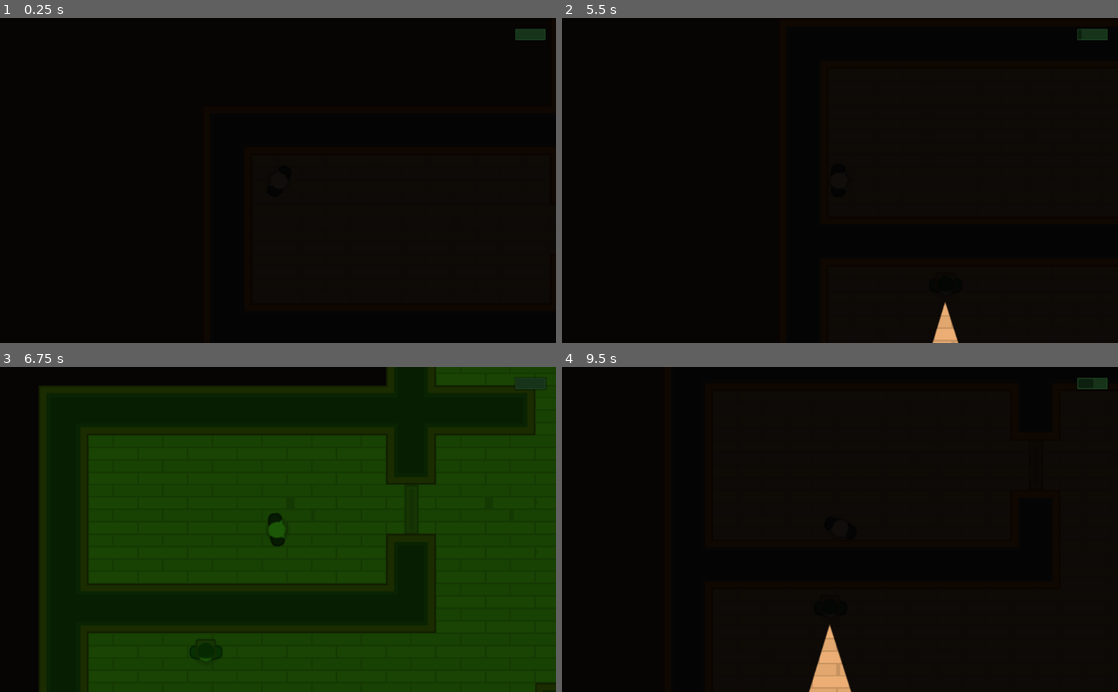
Above: before the commit, frames 1-4 (two rows, left to right).
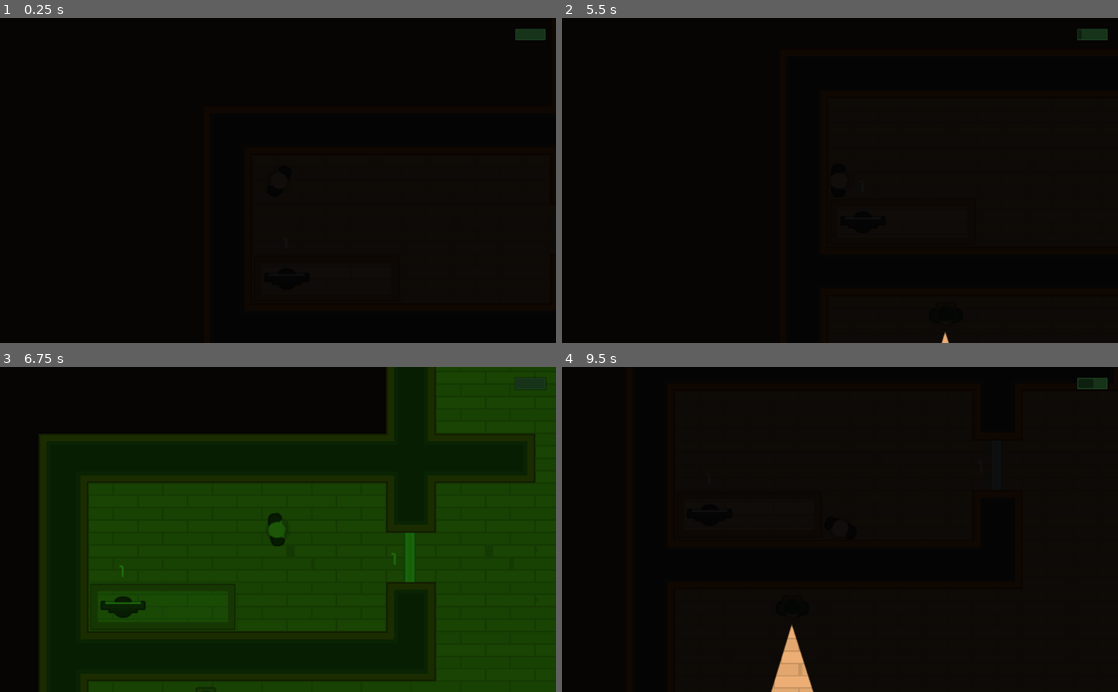
Above: after the commit, the same moments.

Repository: drorya2324/Dont-be-suspicious
Game: Godot game, scene res://Scenes/Levels/level1.tscn
Two runs of this game, one before a commit and one after it. Both use one fixed random seed, a clock stepped at 60 frames per second and the inputs below.
Inputs (mouse positions are in pixels of both pictures, inside the frame that each line leads up to):
- Up to frame 1 (0.25 s): no input
- Up to frame 2 (5.5 s): tap Enter at 0.5, 5 s; move the mouse to (962, 164) at 0.52 s; hold D (move_right) 0.53-1.28 s; tap R (night_vision) every 0.75 s from 0.6 to 5.1 s; click (962, 164) at 0.67 s; move the mouse to (979, 229) at 1.27 s; hold S (move_down) 1.28-2.03 s; click (979, 229) at 1.42 s; move the mouse to (895, 109) at 2.02 s; hold D (move_right) 2.03-2.78 s; click (895, 109) at 2.17 s; tap Space at 2.75 s; move the mouse to (812, 245) at 2.77 s; hold W (move_up) 2.78-3.53 s; click (812, 245) at 2.92 s; move the mouse to (1006, 229) at 3.52 s; hold A (move_left) 3.53-5.03 s; click (1006, 229) at 3.67 s; move the mouse to (673, 131) at 4.27 s; click (673, 131) at 4.42 s; move the mouse to (867, 180) at 5.02 s; hold S (move_down) from 5.03 s (still down); click (867, 180) at 5.17 s
- Up to frame 3 (6.75 s): move the mouse to (194, 448) at 5.77 s; release S (move_down) at 5.78 s; hold D (move_right) 5.78-6.53 s; tap R (night_vision) at 5.85, 6.6 s; click (194, 448) at 5.92 s; move the mouse to (400, 513) at 6.52 s; hold W (move_up) from 6.53 s (still down); click (400, 513) at 6.67 s
- Up to frame 4 (9.5 s): move the mouse to (728, 545) at 7.27 s; release W (move_up) at 7.28 s; hold D (move_right) 7.28-8.03 s; tap R (night_vision) at 7.35, 8.1, 8.85 s; click (728, 545) at 7.42 s; tap Space at 8 s; move the mouse to (895, 458) at 8.02 s; hold S (move_down) 8.03-8.78 s; click (895, 458) at 8.17 s; move the mouse to (812, 594) at 8.77 s; hold A (move_left) from 8.78 s (still down); click (812, 594) at 8.92 s

The runs differ from the first frame. In frame 2, 0.3% of the frame differs, in the area x 66-72%, y 87-100%; in frame 3, 31%, in the area x 7-100%, y 5-100%; in frame 4, 1.6%.
Error in both runs: Invalid get index '0' (on base: 'PoolVector2Array'). (res://Script/Character/Soldier.gd:27)

Commit message:
computers + popups , connection to locked doors

Diff:
--- a/Scenes/Levels/TemplateLevel.tscn
+++ b/Scenes/Levels/TemplateLevel.tscn
@@ -452,3 +452,5 @@
 [node name="Doors" type="Node" parent="."]
 
 [node name="LockedDoors" type="Node" parent="."]
+
+[node name="Computers" type="Node" parent="."]
--- a/Scenes/Levels/level1.tscn
+++ b/Scenes/Levels/level1.tscn
@@ -1,10 +1,11 @@
-[gd_scene load_steps=6 format=2]
+[gd_scene load_steps=7 format=2]
 
 [ext_resource path="res://Scenes/Levels/TemplateLevel.tscn" type="PackedScene" id=1]
 [ext_resource path="res://Characters/NPCs/Camera.tscn" type="PackedScene" id=2]
 [ext_resource path="res://Scenes/Character/Soldier.tscn" type="PackedScene" id=3]
 [ext_resource path="res://Scenes/Tiles/Door.tscn" type="PackedScene" id=4]
 [ext_resource path="res://Scenes/Tiles/LockedDoor.tscn" type="PackedScene" id=5]
+[ext_resource path="res://Scenes/Tiles/Computer.tscn" type="PackedScene" id=6]
 
 [node name="Level1" instance=ExtResource( 1 )]
 
@@ -33,7 +34,7 @@
 position = Vector2( 1670.89, 738.405 )
 
 [node name="Furniture" parent="Navigation2D" index="2"]
-tile_data = PoolIntArray( -720883, 12, 0, -720882, 9, 0, -72 …(209 unchanged characters)…  1610612737, 0, -327651, 1610612736, 0, 28, -536870910, 0, 65564, -2147483647, 0 …(758 unchanged characters)…
+tile_data = PoolIntArray( -720883, 12, 0, -720882, 9, 0, -72 …(209 unchanged characters)…  1610612737, 0, -327651, 1610612736, 0, 1, 0, 0, 2, 1, 0, 3, 536870912, 0, 28, -536870910, 0, 65564, -2147483647, 0 …(758 unchanged characters)…
 
 [node name="VisionMode" parent="." index="1"]
 visible = false
@@ -62,7 +63,7 @@
 position = Vector2( 1695.39, 353.578 )
 
 [node name="Door6" parent="Doors" index="3" instance=ExtResource( 4 )]
-position = Vector2( 480.668, -31.8419 )
+position = Vector2( 1373.63, 799.949 )
 rotation = 1.5708
 
 [node name="Door4" parent="Doors" index="4" instance=ExtResource( 4 )]
@@ -70,5 +71,11 @@
 rotation = -1.5708
 
 [node name="LockedDoor" parent="LockedDoors" index="0" instance=ExtResource( 5 )]
-position = Vector2( 1379.77, 799.514 )
+position = Vector2( 478.462, -31.6779 )
 rotation = 1.5708
+
+[node name="Computer" parent="Computers" index="0" instance=ExtResource( 6 )]
+position = Vector2( 108.793, 32.3439 )
+rotation = -1.5708
+lock_group = "1"
+[connection signal="combination" from="Computers/Computer" to="LockedDoors/LockedDoor" method="_on_Computer_combination"]
--- a/Scenes/Player/Player.tscn
+++ b/Scenes/Player/Player.tscn
@@ -6,7 +6,7 @@
 
 [node name="Player" instance=ExtResource( 2 )]
 collision_layer = 1
-collision_mask = 6
+collision_mask = 14
 script = ExtResource( 3 )
 
 [node name="Sprite" parent="." index="0"]
--- /dev/null
+++ b/Scenes/Tiles/Computer.tscn
@@ -0,0 +1,52 @@
+[gd_scene load_steps=7 format=2]
+
+[ext_resource path="res://Assets/GFX/PNG/Tiles/tile_537.png" type="Texture" id=1]
+[ext_resource path="res://Script/Tiles/Computer.gd" type="Script" id=2]
+[ext_resource path="res://Scenes/Tiles/Interface/ComputerPopup.tscn" type="PackedScene" id=3]
+[ext_resource path="res://Assets/GFX/PNG/Tiles/tile_519.png" type="Texture" id=4]
+[ext_resource path="res://Scenes/Tiles/Interface/Theme.tres" type="Theme" id=6]
+
+[sub_resource type="RectangleShape2D" id=1]
+extents = Vector2( 48, 32 )
+
+[node name="Computer" type="Node2D"]
+script = ExtResource( 2 )
+
+[node name="Sprite" type="Sprite" parent="."]
+rotation = 1.5708
+texture = ExtResource( 1 )
+
+[node name="Area2D" type="Area2D" parent="."]
+visible = false
+collision_layer = 8
+
+[node name="CollisionShape2D" type="CollisionShape2D" parent="Area2D"]
+position = Vector2( 32.8192, 0 )
+shape = SubResource( 1 )
+
+[node name="CanvasLayer" type="CanvasLayer" parent="."]
+
+[node name="ComputerPopup" parent="CanvasLayer" instance=ExtResource( 3 )]
+
+[node name="Light2D" type="Light2D" parent="."]
+position = Vector2( 36, 0 )
+rotation = 1.5708
+scale = Vector2( 0.8, 1 )
+enabled = false
+texture = ExtResource( 4 )
+
+[node name="Label" type="Label" parent="."]
+margin_left = 60.0
+margin_top = -5.0
+margin_right = 140.0
+margin_bottom = 52.0
+size_flags_stretch_ratio = 0.0
+theme = ExtResource( 6 )
+text = "Test"
+autowrap = true
+__meta__ = {
+"_edit_use_anchors_": false
+}
+[connection signal="body_entered" from="Area2D" to="." method="_on_Area2D_body_entered"]
+[connection signal="body_exited" from="Area2D" to="." method="_on_Area2D_body_exited"]
+[connection signal="input_event" from="Area2D" to="." method="_on_Area2D_input_event"]
--- /dev/null
+++ b/Scenes/Tiles/Interface/ComputerPopup.tscn
@@ -0,0 +1,86 @@
+[gd_scene load_steps=8 format=2]
+
+[ext_resource path="res://Assets/GFX/Interface/PNG/glassPanel.png" type="Texture" id=1]
+[ext_resource path="res://Assets/GFX/Interface/PNG/metalPanel_plate.png" type="Texture" id=2]
+[ext_resource path="res://Assets/GFX/Interface/PNG/dotGreen.png" type="Texture" id=3]
+[ext_resource path="res://Scenes/Tiles/Interface/Theme.tres" type="Theme" id=4]
+[ext_resource path="res://Script/Tiles/Interface/ComputerPopup.gd" type="Script" id=5]
+[ext_resource path="res://Assets/GFX/Interface/Fonts/kenvector_future_thin.ttf" type="DynamicFontData" id=6]
+
+[sub_resource type="DynamicFont" id=1]
+size = 20
+font_data = ExtResource( 6 )
+
+[node name="ComputerPopup" type="Popup"]
+margin_right = 40.0
+margin_bottom = 40.0
+rect_min_size = Vector2( 300, 240 )
+theme = ExtResource( 4 )
+script = ExtResource( 5 )
+__meta__ = {
+"_edit_use_anchors_": false
+}
+
+[node name="NinePatchRect" type="NinePatchRect" parent="."]
+anchor_right = 1.0
+anchor_bottom = 1.0
+rect_min_size = Vector2( 300, 240 )
+texture = ExtResource( 2 )
+patch_margin_left = 10
+patch_margin_top = 10
+patch_margin_right = 10
+patch_margin_bottom = 10
+__meta__ = {
+"_edit_use_anchors_": false
+}
+
+[node name="CenterContainer" type="CenterContainer" parent="NinePatchRect"]
+anchor_right = 1.0
+anchor_bottom = 1.0
+margin_left = 10.0
+margin_top = 10.0
+margin_right = -10.0
+margin_bottom = -10.0
+__meta__ = {
+"_edit_use_anchors_": false
+}
+
+[node name="NinePatchRect" type="NinePatchRect" parent="NinePatchRect/CenterContainer"]
+margin_right = 280.0
+margin_bottom = 220.0
+rect_min_size = Vector2( 280, 220 )
+texture = ExtResource( 1 )
+patch_margin_left = 3
+patch_margin_top = 3
+patch_margin_right = 3
+patch_margin_bottom = 3
+
+[node name="Label" type="Label" parent="NinePatchRect/CenterContainer/NinePatchRect"]
+anchor_right = 1.0
+anchor_bottom = 1.0
+margin_left = 10.0
+margin_top = 10.0
+margin_right = -10.0
+margin_bottom = -10.0
+custom_fonts/font = SubResource( 1 )
+custom_colors/font_color = Color( 0, 0, 0, 1 )
+text = "Test"
+autowrap = true
+__meta__ = {
+"_edit_use_anchors_": false
+}
+
+[node name="TextureRect" type="TextureRect" parent="."]
+anchor_left = 1.0
+anchor_top = 1.0
+anchor_right = 1.0
+anchor_bottom = 1.0
+margin_left = -20.7309
+margin_top = -9.0217
+margin_right = -12.7309
+margin_bottom = -1.0217
+texture = ExtResource( 3 )
+expand = true
+__meta__ = {
+"_edit_use_anchors_": false
+}
--- a/Scenes/Tiles/Interface/Numpad.tscn
+++ b/Scenes/Tiles/Interface/Numpad.tscn
@@ -79,16 +79,13 @@
 }
 
 [node name="DisplayContainer" type="CenterContainer" parent="VBoxContainer"]
-margin_left = 10.0
-margin_top = 10.0
-margin_right = 385.0
-margin_bottom = 135.0
+margin_right = 400.0
+margin_bottom = 100.0
 
 [node name="NinePatchRect" type="NinePatchRect" parent="VBoxContainer/DisplayContainer"]
-margin_left = 62.0
-margin_top = 12.0
-margin_right = 312.0
-margin_bottom = 112.0
+margin_left = 75.0
+margin_right = 325.0
+margin_bottom = 100.0
 rect_min_size = Vector2( 250, 100 )
 texture = ExtResource( 2 )
 patch_margin_left = 4
@@ -97,10 +94,10 @@
 patch_margin_bottom = 4
 
 [node name="Display" type="Label" parent="VBoxContainer/DisplayContainer"]
-margin_left = 147.0
-margin_top = 49.0
-margin_right = 227.0
-margin_bottom = 76.0
+margin_left = 160.0
+margin_top = 36.0
+margin_right = 240.0
+margin_bottom = 63.0
 size_flags_horizontal = 3
 custom_colors/font_color = Color( 0, 0, 0, 1 )
 text = "Text"
--- /dev/null
+++ b/Scenes/Tiles/Interface/Theme.tres
@@ -0,0 +1,38 @@
+[gd_resource type="Theme" load_steps=8 format=2]
+
+[ext_resource path="res://Assets/GFX/Interface/Fonts/kenvector_future.ttf" type="DynamicFontData" id=1]
+[ext_resource path="res://Assets/GFX/Interface/Fonts/kenvector_future_thin.ttf" type="DynamicFontData" id=2]
+[ext_resource path="res://Scenes/Tiles/Interface/button_hover_style.tres" type="StyleBox" id=3]
+[ext_resource path="res://Scenes/Tiles/Interface/button_normal_style.tres" type="StyleBox" id=4]
+[ext_resource path="res://Scenes/Tiles/Interface/button_pressed_style.tres" type="StyleBox" id=5]
+
+[sub_resource type="DynamicFont" id=1]
+size = 20
+font_data = ExtResource( 2 )
+
+[sub_resource type="DynamicFont" id=2]
+size = 24
+font_data = ExtResource( 1 )
+
+[resource]
+default_font = SubResource( 2 )
+Button/colors/font_color = Color( 0, 0, 0, 1 )
+Button/colors/font_color_disabled = Color( 0.9, 0.9, 0.9, 0.2 )
+Button/colors/font_color_hover = Color( 0, 0, 0, 1 )
+Button/colors/font_color_pressed = Color( 0, 0, 0, 1 )
+Button/constants/hseparation = 2
+Button/fonts/font = SubResource( 1 )
+Button/styles/disabled = null
+Button/styles/focus = null
+Button/styles/hover = ExtResource( 3 )
+Button/styles/normal = ExtResource( 4 )
+Button/styles/pressed = ExtResource( 5 )
+Label/colors/font_color = Color( 1, 1, 1, 1 )
+Label/colors/font_color_shadow = Color( 0, 0, 0, 0 )
+Label/colors/font_outline_modulate = Color( 1, 1, 1, 1 )
+Label/constants/line_spacing = 3
+Label/constants/shadow_as_outline = 0
+Label/constants/shadow_offset_x = 1
+Label/constants/shadow_offset_y = 1
+Label/fonts/font = null
+Label/styles/normal = null
--- a/Scenes/Tiles/LockedDoor.tscn
+++ b/Scenes/Tiles/LockedDoor.tscn
@@ -1,9 +1,10 @@
-[gd_scene load_steps=5 format=2]
+[gd_scene load_steps=6 format=2]
 
 [ext_resource path="res://Scenes/Tiles/Door.tscn" type="PackedScene" id=1]
 [ext_resource path="res://Script/Tiles/LockedDoor.gd" type="Script" id=2]
 [ext_resource path="res://Assets/GFX/PNG/Tiles/tile_463.png" type="Texture" id=3]
 [ext_resource path="res://Scenes/Tiles/Interface/Numpad.tscn" type="PackedScene" id=4]
+[ext_resource path="res://Scenes/Tiles/Interface/Theme.tres" type="Theme" id=5]
 
 [node name="LockedDoor" instance=ExtResource( 1 )]
 script = ExtResource( 2 )
@@ -14,4 +15,15 @@
 [node name="CanvasLayer" type="CanvasLayer" parent="." index="4"]
 
 [node name="Numpad" parent="CanvasLayer" index="0" instance=ExtResource( 4 )]
+
+[node name="Label" type="Label" parent="." index="5"]
+margin_left = -12.0665
+margin_top = 23.6199
+margin_right = 67.9335
+margin_bottom = 50.6199
+theme = ExtResource( 5 )
+text = "Test"
+__meta__ = {
+"_edit_use_anchors_": false
+}
 [connection signal="combination_correct" from="CanvasLayer/Numpad" to="." method="_on_Numpad_combination_correct"]
--- a/Script/Character/NPCs/PlayerDetection.gd
+++ b/Script/Character/NPCs/PlayerDetection.gd
@@ -21,7 +21,7 @@
 		$Torch.color = WHITE
 
 
-# Being called by VisionMode
+# Being called by VisionMode ( DARK_mode , NIGHTVISION_mode )
 func Torch_visibility(booli):
 	if booli == true:
 		$Torch.visible = true
--- a/Script/Character/Soldier.gd
+++ b/Script/Character/Soldier.gd
@@ -51,9 +51,6 @@
 		path.remove(0)
 
 
-
-
-
 func _on_Timer_timeout():
 	make_path()
 
--- a/Script/CooldownBar.gd
+++ b/Script/CooldownBar.gd
@@ -4,5 +4,6 @@
 	Global.CooldownBar = self
 	$ProgressBar.show()
 
+# Being called by VisionMode.gd (update_CooldownBar)
 func update(time_left):
 	$ProgressBar.value = time_left
--- /dev/null
+++ b/Script/Tiles/Computer.gd
@@ -0,0 +1,40 @@
+extends Node
+
+
+var can_click = false
+var combination
+
+export var combination_length = 4
+export var lock_group = "Unset"
+
+signal combination
+
+func _ready():
+	$Area2D.visible = true
+	generate_combination()
+	emit_signal("combination", combination, lock_group)
+	$Label.rect_rotation = 180 - $Sprite.rotation_degrees
+	$Label.text = lock_group
+
+
+func generate_combination():
+	combination  = CombinationGenerator.generate_combination(combination_length)
+	set_popup_text()
+
+func set_popup_text():
+	$CanvasLayer/ComputerPopup.set_text(combination)
+
+
+func _on_Area2D_body_entered(body):
+	can_click = true
+
+
+func _on_Area2D_body_exited(body):
+	can_click = false
+	$CanvasLayer/ComputerPopup.hide()
+	$Light2D.enabled = false
+
+func _on_Area2D_input_event(viewport, event, shape_idx):
+	if Input.is_mouse_button_pressed(BUTTON_LEFT) and can_click:
+		$CanvasLayer/ComputerPopup.popup_centered()
+		$Light2D.enabled = true
--- a/Script/Tiles/Door.gd
+++ b/Script/Tiles/Door.gd
@@ -8,6 +8,7 @@
 	else:
 		open()
 
+# Being called by LockedDoor.gd (_on_Numpad_combination_correct)
 func open():
 	$DoorAnimation.play("open")
 
--- /dev/null
+++ b/Script/Tiles/Interface/ComputerPopup.gd
@@ -0,0 +1,9 @@
+extends Popup
+
+
+#Bing called by Computer.gd (set_popup_text)
+func set_text(combination):
+	$NinePatchRect/CenterContainer/NinePatchRect/Label.text = (
+		"Will you stop forgetting your access code?! I've set it to   -"
+		+ PoolStringArray(combination).join("")
+		+"-  , but this is the very last time!")
--- a/Script/Tiles/LockedDoor.gd
+++ b/Script/Tiles/LockedDoor.gd
@@ -1,14 +1,15 @@
 extends "res://Script/Tiles/Door.gd"
 
 func _ready():
-	generate_combination()
-
+	$Label.rect_rotation = - 90 - $DoorSprite.rotation_degrees
 
 
 func _on_Door_input_event(viewport, event, shape_idx):
 	if Input.is_mouse_button_pressed(BUTTON_LEFT) and can_click:
 		# pause the scene
 		$CanvasLayer/Numpad.popup_centered()
+
+
 func _on_Door_body_exited(body):
 	if body.collision_layer == 1:
 		can_click = false
@@ -20,8 +21,7 @@
 	open()
 
 
-func generate_combination():
-	var length = 4
-	var combination = CombinationGenerator.generate_combination(length)
-	$CanvasLayer/Numpad.combination = combination
-	print (str (combination) )
+
+func _on_Computer_combination(numbers, lock_group):
+	$CanvasLayer/Numpad.combination = numbers
+	$Label.text = lock_group
--- a/Script/Tiles/VisionMode.gd
+++ b/Script/Tiles/VisionMode.gd
@@ -14,10 +14,10 @@
 	color = DARK
 
 
-
 func _process(delta):
 	update_CooldownBar()
 
+# Being called by Player.gd (_input)
 func cycle_vision_mode():
 	if color == NIGHTVISION:
 		DARK_mode()
@@ -47,6 +47,7 @@
 	$NightVision.stream = load ("res://Assets/SFX/nightvision.wav")
 	$NightVision.play()
 
+
 func update_CooldownBar():
 	if $Timer.time_left != 0:
 		Global.CooldownBar.update($Timer.time_left)
--- a/project.godot
+++ b/project.godot
@@ -67,6 +67,7 @@
 2d_physics/layer_1="Player"
 2d_physics/layer_2="BackGround"
 2d_physics/layer_3="Enemies"
+2d_physics/layer_4="Computers"
 
 [rendering]
 
Not shown: 2 places in Scenes/Tiles/Interface/Numpad.tscn that only renumber resources
